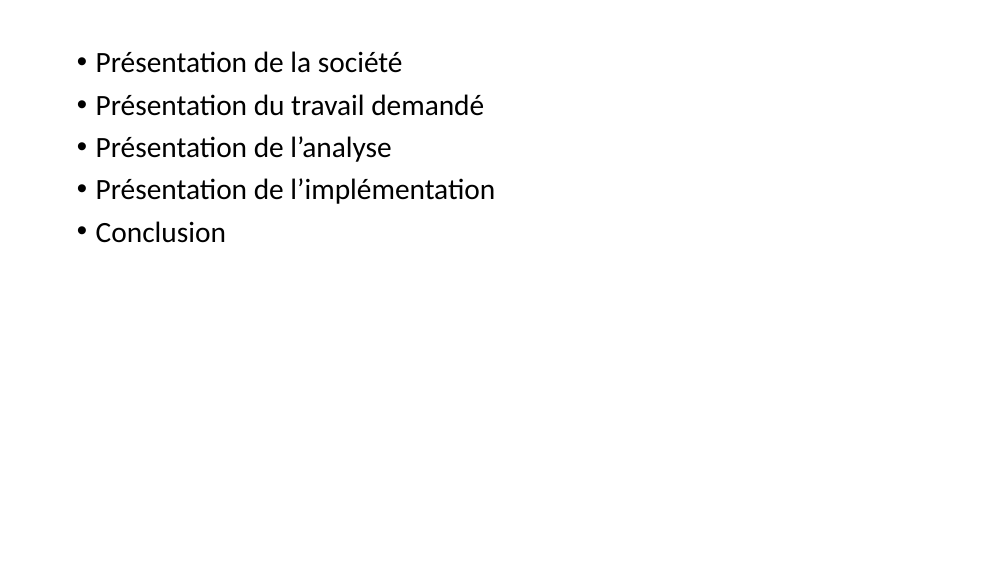
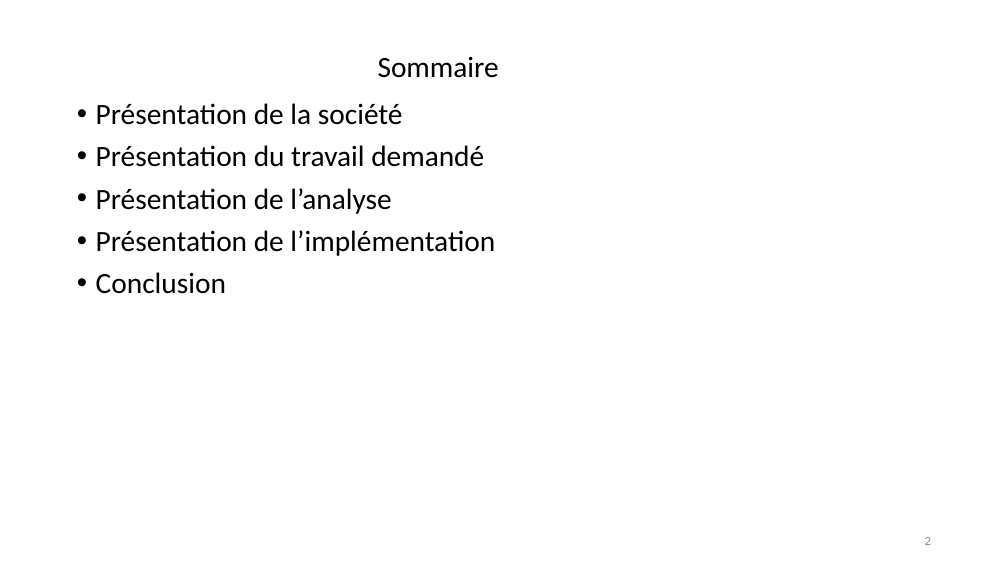
Before and after one commit to etu26048/TFE, a slide deck: slide 2 of DéfenseOrale.pptx. Drawn at 1008x567 pixels with LibreOffice and Linux fonts; fonts in the diff are those of the drawing. Boxes give left, top, right and bottom in pixels: in the first picture for what was removed or moved away, otherwise in the second. Text is boxed around its words. In the diff, an @@ line names an element or a change of style, - is before the commit and + after.

```diff
--- a/DéfenseOrale.pptx
+++ b/DéfenseOrale.pptx
@@ text added at (378,56,499,78), 28 pt, text #000000 @@
+Sommaire
@@ text "Présentation de la société": place and size @@
-text "Présentation de la société" at (96,51,495,243)
+text "Présentation de la société" at (96,103,495,294)
@@ page number added at (925,537,931,545), 12 pt, text #8C8C8C @@
+2
```
Also in this commit, not shown: 8 other slides changed.
